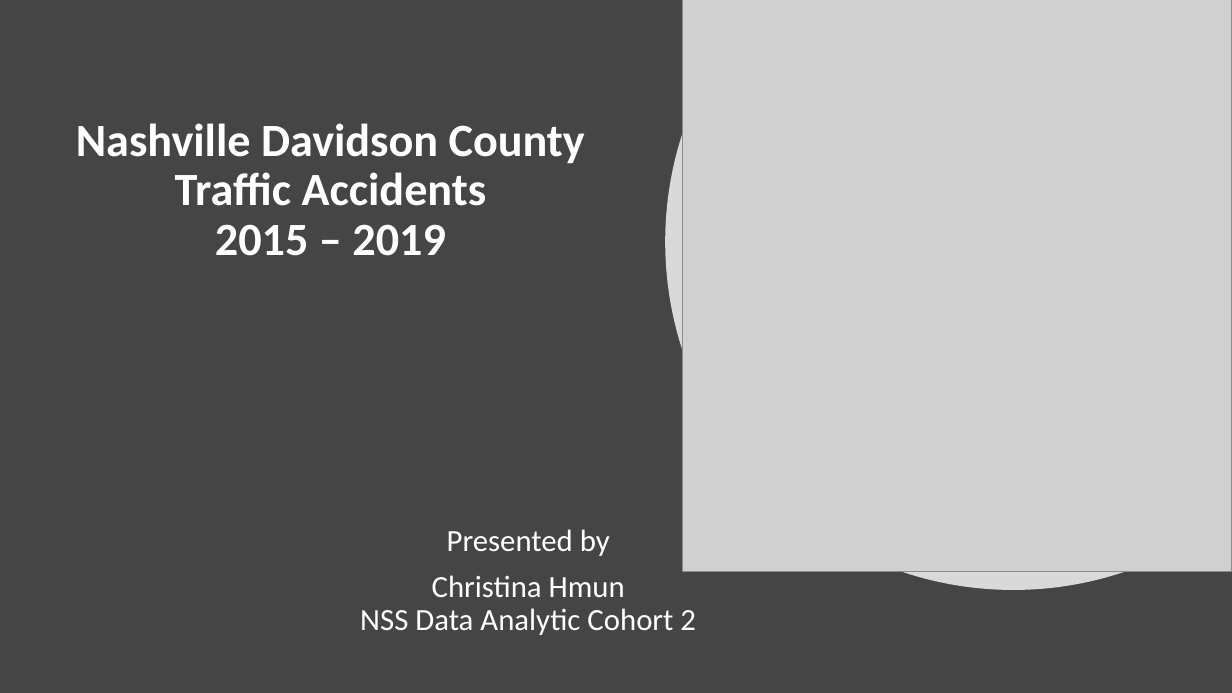
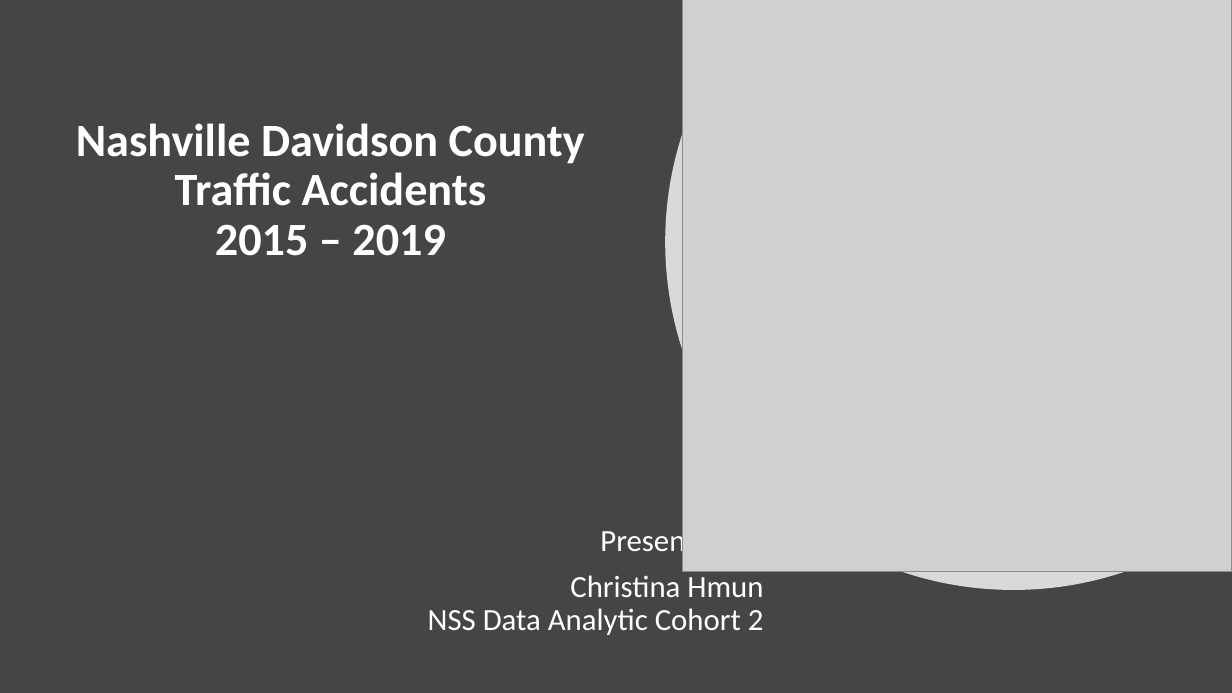
Before and after one commit to Kris-nge/Nashville-Davidson-County-Traffic, a slide deck: slide 1 of Capstone Project Presentation.pptx. Drawn at 1232x693 pixels with LibreOffice and Linux fonts; fonts in the diff are those of the drawing; grey boxes stand for pictures. Boxes give left, top, right and bottom in pixels: in the first picture for what was removed or moved away, otherwise in the second. Text is boxed around its words. In the diff, an @@ line names an element or a change of style, - is before the commit and + after.

```diff
--- a/Capstone Project Presentation.pptx
+++ b/Capstone Project Presentation.pptx
@@ subtitle "Presented by": place and size @@
-subtitle "Presented by" at bbox=[360, 529, 696, 635]
+subtitle "Presented by" at bbox=[428, 525, 764, 635]
@@ subtitle "Presented by" at bbox=[428, 525, 764, 635]: alignment centre to right @@
```
Also in this commit, not shown: 1 other slide changed, 1 slide added, 3 other files.
